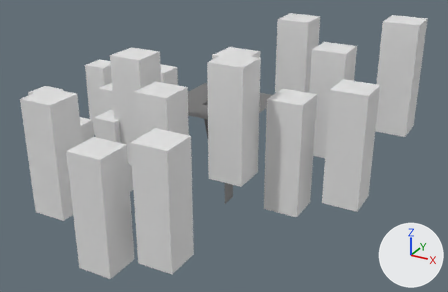
An edit to the Blender file blend/main.blend, drawn before and after from the same camera.
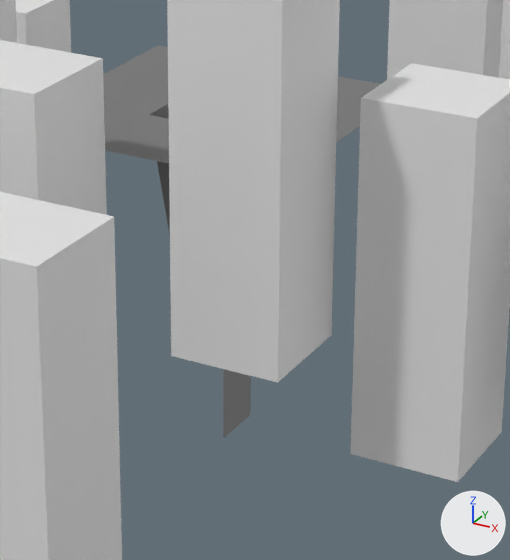
There are two pictures of each version: one whole from a 50 mm lens placed at (116.6, -209.4, 79.1), pointed at (20.7, -35.1, -8.0), one close up on the part from 35% to 70% of the width and 24% to 83% of the height. Arrows for +X, +Y and +Z are at lower right; the lights stay in place.
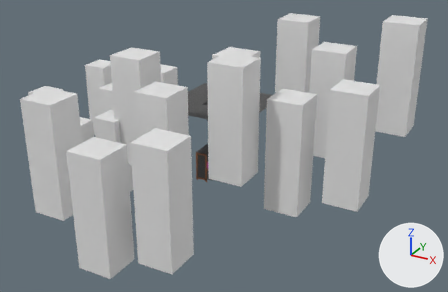
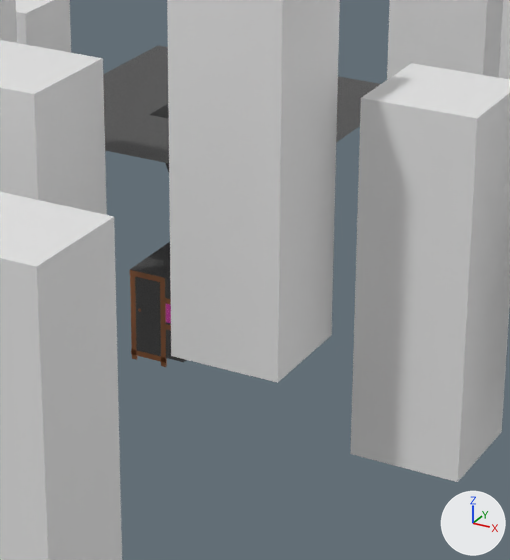
Edits to the bpy script that builds the scene:
```text
Add mat_concreat:
    mat_concreat = bpy.data.materials.new('concreat')
    # nodes: BsdfPrincipled, Mapping, Mix, OutputMaterial, RGBCurve, TexCoord, TexNoise, TexVoronoi, ValToRGB
    # colours: black #000000, white #ffffff, grey #7c7c7c, light grey #d2d2d2
Change me_grid:
    used by ob_grid; location = (0.0, 0.0, -6.5); scale = (19.0, 19.0, 19.0)
    remove me_grid.from_pydata(...)  # 143 vertices, 116 faces, 2 loose edges; spans x -1.0..1.0, y -1.0..1.0, z -2.33..0.0
    add me_grid.from_pydata(...)  # 179 vertices, 145 faces, 2 loose edges; spans x -1.0..1.0, y -1.0..1.0, z -1.5..0.0
    me_grid part 1
    15 vertices are removed from x -0.2..0.2, y -0.2..0.2, z -2.33..-1.71
    12 faces are deleted
    2 loose edges are deleted
    8 vertices in x -0.2..0.2, y -0.2..0.2, z -0.97 move by (0.0, 0.0, 0.5)
    31 vertices are added at x -0.2..0.2, y -0.74..0.2, z -1.5..-0.92
    8 new vertices lie (0.0, 0.0, -0.45) away from vertices in x -0.2..0.2, y -0.2..0.2, z -0.97
    12 new vertices lie (0.0, 0.94, 0.0) away from vertices in x -0.2..0.2, y -0.74, z -1.5..-0.92
    2 loose edges are added
    41 new faces join them
    me_grid part 2: 104 faces spanning x -1.0..1.0, y -1.0..1.0, z -0.47..0.0 switch from mat_material_001 (grey #797979) to mat_concreat
Add me_plane:
    me_plane.from_pydata([(-1.0, -1.0, 0.0), (1.0, -1.0, 0.0), (-1.0, 1.0, 0.0), (1.0, 1.0, 0.0)], [], [(0, 1, 3, 2)])
    me_plane.materials.append(mat_glass)  # pink #e76fb0
Add ob_plane:
    ob_plane = bpy.data.objects.new('Plane', me_plane)
    ob_plane.location = (2.1, -14.0, -28.9)
    ob_plane.rotation_euler = (1.571, 0.0, 0.0)  # degrees (90, 0, 0)
    ob_plane.scale = (1.0, 1.67, 1.0)
Add ob_cube_018:
    ob_cube_018 = bpy.data.objects.new('Cube.018', me_cube_023)  # a box spanning x -1.0..1.0, y -1.0..1.0, z -1.0..1.0; in mat_door_frame (brown #9b623c)
    ob_cube_018.location = (0.8, -14.0, -30.5)
    ob_cube_018.scale = (-0.354, 0.116, 5.81)
Add ob_cube_022:
    ob_cube_022 = bpy.data.objects.new('Cube.022', me_cube_022)  # a box spanning x -1.0..1.0, y -1.0..1.0, z -1.0..1.0; in mat_door_frame (brown #9b623c)
    ob_cube_022.location = (-1.4, -14.0, -35.4)
    ob_cube_022.rotation_euler = (0.0, 1.571, 0.0)  # degrees (0, 90, 0)
    ob_cube_022.scale = (-0.354, 0.116, 2.54)
Add ob_cube_021:
    ob_cube_021 = bpy.data.objects.new('Cube.021', me_cube_021)  # a box spanning x -1.0..1.0, y -1.0..1.0, z -1.0..1.0; in mat_door_frame (brown #9b623c)
    ob_cube_021.location = (-1.4, -14.0, -24.4)
    ob_cube_021.rotation_euler = (0.0, 1.571, 0.0)  # degrees (0, 90, 0)
    ob_cube_021.scale = (-0.354, 0.116, 2.54)
Add ob_cube_020:
    ob_cube_020 = bpy.data.objects.new('Cube.020', me_cube_020)  # a box spanning x -1.0..1.0, y -1.0..1.0, z -1.0..1.0; in mat_door_frame (brown #9b623c)
    ob_cube_020.location = (-3.5, -14.0, -30.5)
    ob_cube_020.scale = (-0.354, 0.116, 5.81)
```

Changed parts and their boxes [x1, y1, x2, y2] in the close-ups (510 x 560 px):
'Grid', reshaped (19% shorter)
    before: [103, 45, 380, 439]
    after: [103, 45, 380, 362]
'Cube.018', added (brown)
    after: [160, 282, 167, 367]
'Cube.020', added
    after: [130, 275, 138, 360]
'Cube.021', added
    after: [130, 270, 165, 283]
'Cube.022', added
    after: [131, 349, 166, 362]
'Plane', added
    after: [166, 304, 171, 323]
part 1 of me_grid, built on
    before: [149, 104, 251, 439]
    after: [130, 104, 186, 362]
part 2 of me_grid, recoloured
    both: [103, 45, 380, 163]
